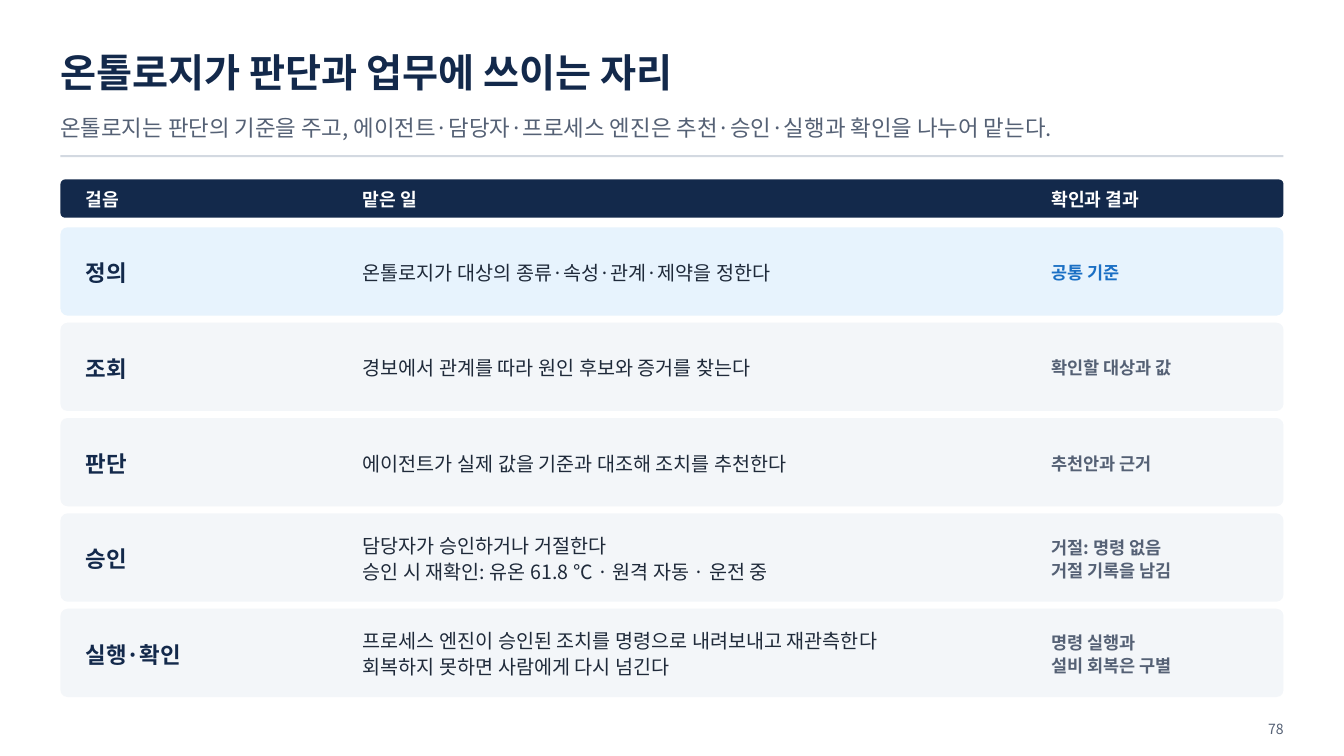
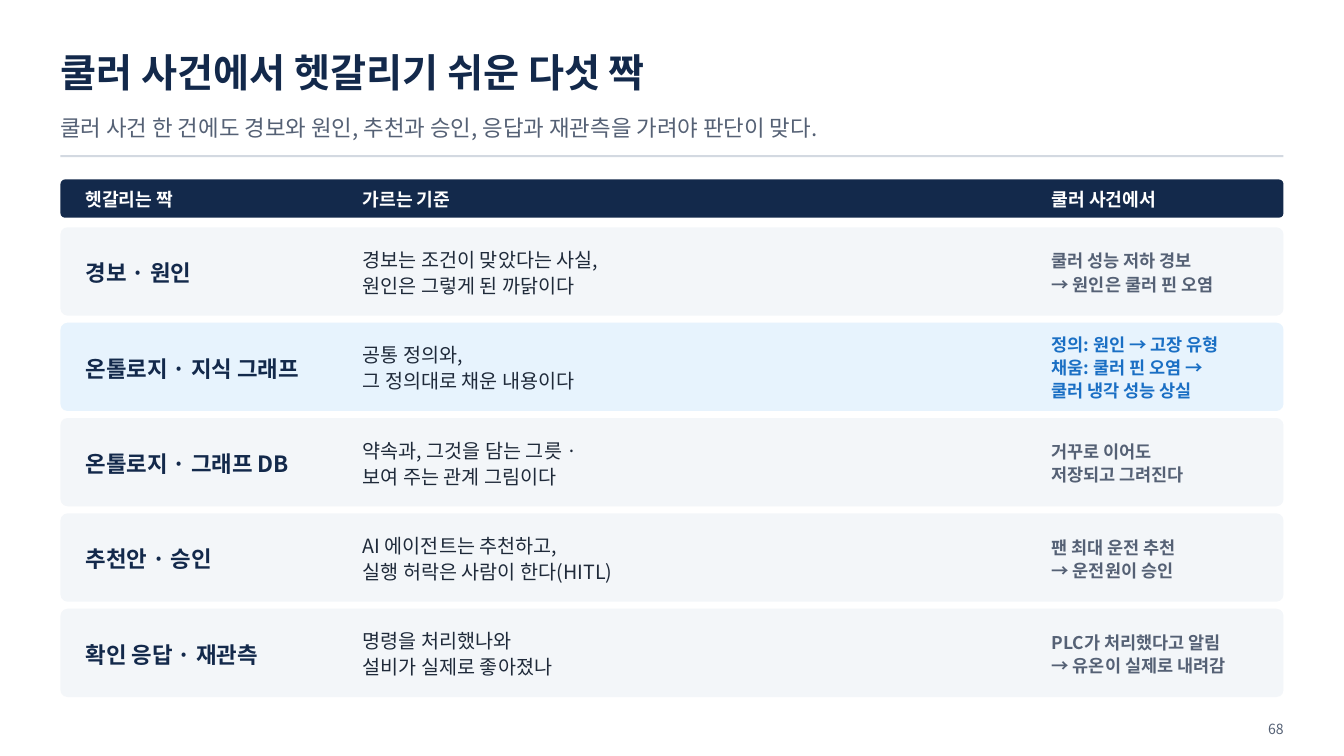
Before and after one commit to uengine-oss/hyd-iot-edu, a slide deck: slide 68 of workspace/강의제작/산출물/통합반/이론/01회차/통합반_01일차.pptx (slide 78 before the commit). Drawn at 1344x756 pixels with LibreOffice and Linux fonts; fonts in the diff are those of the drawing. Boxes give left, top, right and bottom in pixels: in the first picture for what was removed or moved away, otherwise in the second. Text is boxed around its words. In the diff, an @@ line names an element or a change of style, - is before the commit and + after.

Commit message:
1회차 이론 덱 01 · 02 · 03편 마무리와 다른 계정 인계: 02편 적대적 검토 15건 반영(사용자 「다 고쳐」 — 관제 자리 · MQTT 방향 · 화면에 없던 말 · 같은 꼴 반복, 새 삽화 5), 03편 재편 「온톨로지란 무엇이고 왜 필요한가」(앞다리 뺌, 무엇 5 · 왜 3 · 쓰이는 법 5 · 있으면 4, 검토 20건 반영, 새 삽화), 덱 87 → 74장 · 확정 PPTX 같은 판(장빼기 · 장교체 · 쪽번호맞춤 · 노트주입), 02편 대본 새 판, 01편 대본 1장 유압 설비 이름만. 지침 대본 S-4(풀 자리 먼저 정하기 · 한 마디 되짚기) · 덱 자료(장 수 바뀌는 고침), 도구 장구간교체 · 장빼기 · 쪽번호맞춤, 작업 폴더를 커밋되는 근거 폴더로(인계). 03편 대본은 옛 판 — 다음 세션이 새로 씀

```diff
--- a/workspace/강의제작/산출물/통합반/이론/01회차/통합반_01일차.pptx
+++ b/workspace/강의제작/산출물/통합반/이론/01회차/통합반_01일차.pptx
@@ text at (x1=60, y1=54, x2=645, y2=91): text changed @@
-온톨로지가 판단과 업무에 쓰이는 자리
+쿨러 사건에서 헷갈리기 쉬운 다섯 짝
@@ text at (x1=60, y1=117, x2=818, y2=140): text changed @@
-온톨로지는 판단의 기준을 주고, 에이전트·담당자·프로세스 엔진은 추천·승인·실행과 확인을 나누어 맡는다.
+쿨러 사건 한 건에도 경보와 원인, 추천과 승인, 응답과 재관측을 가려야 판단이 맞다.
@@ text at (x1=86, y1=190, x2=173, y2=208): text changed @@
-걸음
+헷갈리는 짝
@@ text at (x1=363, y1=190, x2=450, y2=208): text changed @@
-맡은 일
+가르는 기준
@@ text at (x1=1051, y1=190, x2=1156, y2=208): text changed @@
-확인과 결과
+쿨러 사건에서
@@ rounded rectangle at (x1=60, y1=227, x2=1284, y2=316): fill #E7F3FD to #F3F6F9 @@
@@ text at (x1=86, y1=262, x2=191, y2=283): text changed @@
-정의
+경보 · 원인
@@ text at (x1=363, y1=250, x2=599, y2=295): text changed @@
-온톨로지가 대상의 종류·속성·관계·제약을 정한다
+경보는 조건이 맞았다는 사실,
+원인은 그렇게 된 까닭이다
@@ text at (x1=1051, y1=252, x2=1213, y2=293): text changed; text colour #1A6FC4 to #556175 @@
-공통 기준
+쿨러 성능 저하 경보
+→ 원인은 쿨러 핀 오염
@@ rounded rectangle at (x1=60, y1=323, x2=1284, y2=411): fill #F3F6F9 to #E7F3FD @@
@@ text at (x1=86, y1=358, x2=299, y2=379): text changed @@
-조회
+온톨로지 · 지식 그래프
@@ text at (x1=363, y1=345, x2=574, y2=390): text changed @@
-경보에서 관계를 따라 원인 후보와 증거를 찾는다
+공통 정의와,
+그 정의대로 채운 내용이다
@@ text at (x1=1051, y1=336, x2=1219, y2=399): text changed; text colour #556175 to #1A6FC4 @@
-확인할 대상과 값
+정의: 원인 → 고장 유형
+채움: 쿨러 핀 오염 →
+쿨러 냉각 성능 상실
@@ text at (x1=363, y1=441, x2=562, y2=486): text changed @@
-에이전트가 실제 값을 기준과 대조해 조치를 추천한다
+약속과, 그것을 담는 그릇 ·
+보여 주는 관계 그림이다
@@ text at (x1=1051, y1=443, x2=1184, y2=483): text changed @@
-추천안과 근거
+거꾸로 이어도
+저장되고 그려진다
@@ text at (x1=86, y1=453, x2=289, y2=474): text changed @@
-판단
+온톨로지 · 그래프 DB
@@ text at (x1=363, y1=536, x2=612, y2=583): text changed @@
-담당자가 승인하거나 거절한다
-승인 시 재확인: 유온 61.8 ℃ · 원격 자동 · 운전 중
+AI 에이전트는 추천하고,
+실행 허락은 사람이 한다(HITL)
@@ text at (x1=1051, y1=539, x2=1176, y2=579): text changed @@
-거절: 명령 없음
-거절 기록을 남김
+팬 최대 운전 추천
+→ 운전원이 승인
@@ text at (x1=86, y1=548, x2=212, y2=569): text changed @@
-승인
+추천안 · 승인
@@ text at (x1=86, y1=644, x2=258, y2=665): text changed @@
-실행·확인
+확인 응답 · 재관측
@@ text at (x1=363, y1=631, x2=552, y2=676): text changed @@
-프로세스 엔진이 승인된 조치를 명령으로 내려보내고 재관측한다
-회복하지 못하면 사람에게 다시 넘긴다
+명령을 처리했나와
+설비가 실제로 좋아졌나
@@ text at (x1=1051, y1=634, x2=1225, y2=674): text changed @@
-명령 실행과
-설비 회복은 구별
+PLC가 처리했다고 알림
+→ 유온이 실제로 내려감
@@ text at (x1=1268, y1=723, x2=1284, y2=734): text changed @@
-78
+68
```
Also in this commit, not shown: 32 other slides changed, 9 slides added, 22 slides removed, 30 other files.
